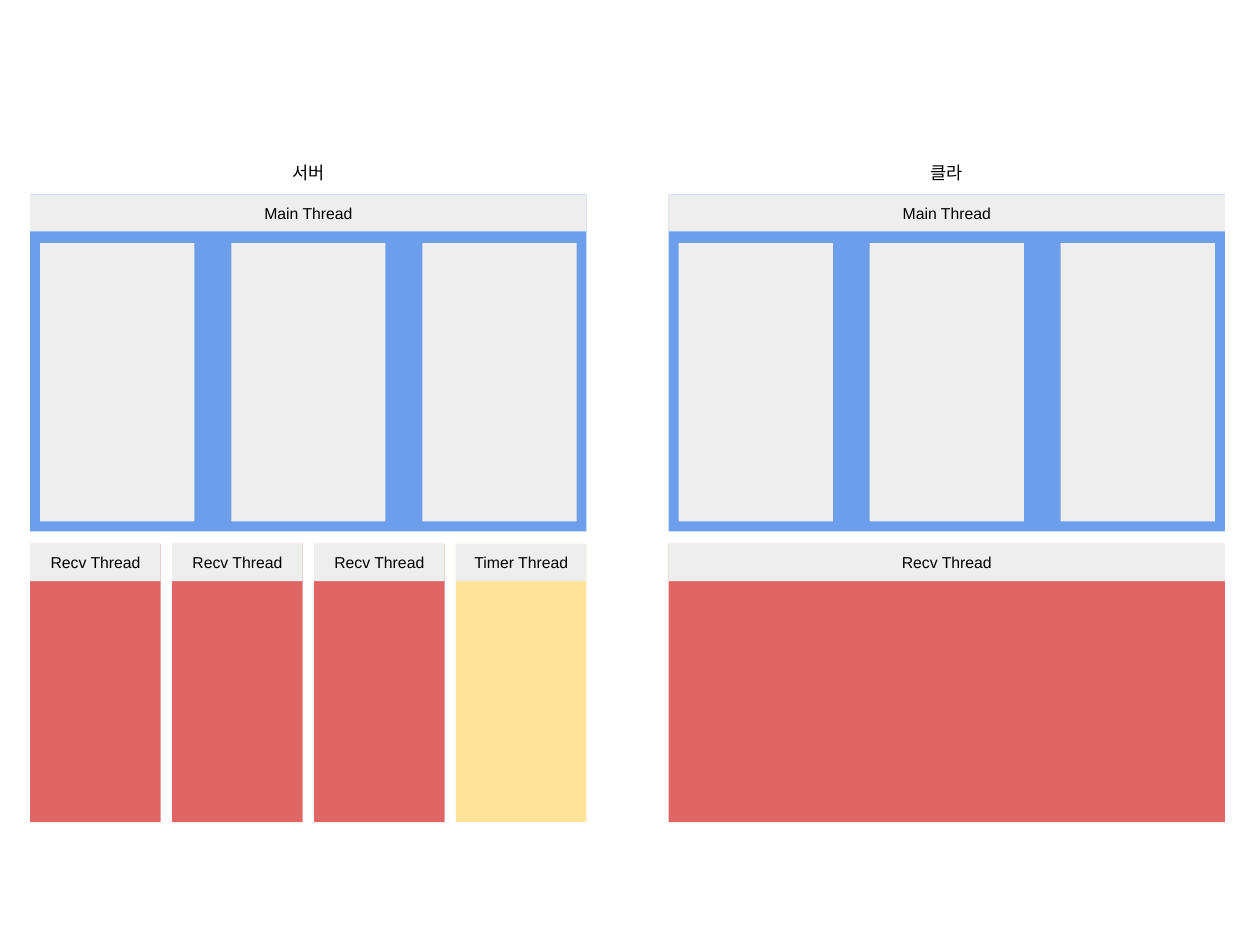
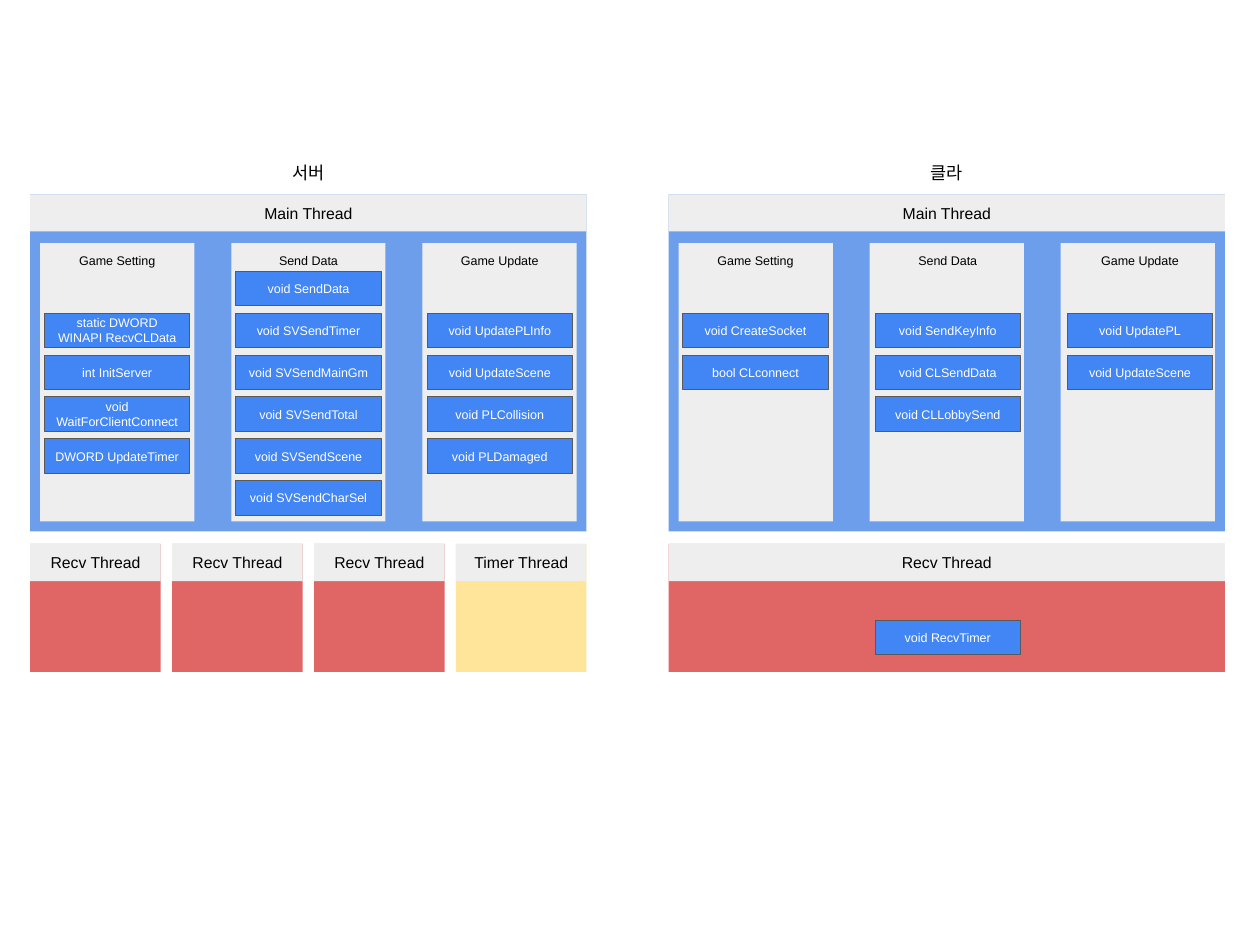
Before and after one commit to haein0303/NetWorkGame_Final_Term, a slide deck: slide 4 of Document/하이레벨 + 스레드.pptx. Drawn at 1260x945 pixels with LibreOffice and Linux fonts; fonts in the diff are those of the drawing. Boxes give left, top, right and bottom in pixels: in the first picture for what was removed or moved away, otherwise in the second. Text is boxed around its words. In the diff, an @@ line names an element or a change of style, - is before the commit and + after.

```diff
--- a/Document/하이레벨 + 스레드.pptx
+++ b/Document/하이레벨 + 스레드.pptx
@@ text added at box(79, 256, 156, 268), 10 pt, text #000000 @@
+Game Setting
@@ text added at box(279, 256, 338, 265), 10 pt, text #000000 @@
+Send Data
@@ text added at box(461, 256, 538, 268), 10 pt, text #000000 @@
+Game Update
@@ text added at box(717, 256, 794, 268), 10 pt, text #000000 @@
+Game Setting
@@ text added at box(918, 256, 977, 265), 10 pt, text #000000 @@
+Send Data
@@ text added at box(1101, 256, 1179, 268), 10 pt, text #000000 @@
+Game Update
@@ rectangle added at box(236, 271, 381, 305), fill #4285F4, outline #595959 0.75 pt, 10 pt, text #FFFFFF @@
+void SendData
@@ rectangle added at box(44, 313, 189, 347), fill #4285F4, outline #595959 0.75 pt, 10 pt, text #FFFFFF @@
+static DWORD WINAPI RecvCLData
@@ rectangle added at box(236, 313, 381, 347), fill #4285F4, outline #595959 0.75 pt, 10 pt, text #FFFFFF @@
+void SVSendTimer
@@ rectangle added at box(428, 313, 572, 347), fill #4285F4, outline #595959 0.75 pt, 10 pt, text #FFFFFF @@
+void UpdatePLInfo
@@ rectangle added at box(683, 313, 828, 347), fill #4285F4, outline #595959 0.75 pt, 10 pt, text #FFFFFF @@
+void CreateSocket
@@ rectangle added at box(875, 313, 1020, 347), fill #4285F4, outline #595959 0.75 pt, 10 pt, text #FFFFFF @@
+void SendKeyInfo
@@ rectangle added at box(1067, 313, 1212, 347), fill #4285F4, outline #595959 0.75 pt, 10 pt, text #FFFFFF @@
+void UpdatePL
@@ rectangle added at box(44, 356, 189, 390), fill #4285F4, outline #595959 0.75 pt, 10 pt, text #FFFFFF @@
+int InitServer
@@ rectangle added at box(236, 356, 381, 390), fill #4285F4, outline #595959 0.75 pt, 10 pt, text #FFFFFF @@
+void SVSendMainGm
@@ rectangle added at box(428, 356, 572, 390), fill #4285F4, outline #595959 0.75 pt, 10 pt, text #FFFFFF @@
+void UpdateScene
@@ rectangle added at box(683, 356, 828, 390), fill #4285F4, outline #595959 0.75 pt, 10 pt, text #FFFFFF @@
+bool CLconnect
@@ rectangle added at box(875, 356, 1020, 390), fill #4285F4, outline #595959 0.75 pt, 10 pt, text #FFFFFF @@
+void CLSendData
@@ rectangle added at box(1067, 356, 1212, 390), fill #4285F4, outline #595959 0.75 pt, 10 pt, text #FFFFFF @@
+void UpdateScene
@@ rectangle added at box(44, 397, 189, 431), fill #4285F4, outline #595959 0.75 pt, 10 pt, text #FFFFFF @@
+void WaitForClientConnect
@@ rectangle added at box(236, 397, 381, 431), fill #4285F4, outline #595959 0.75 pt, 10 pt, text #FFFFFF @@
+void SVSendTotal
@@ rectangle added at box(428, 397, 572, 431), fill #4285F4, outline #595959 0.75 pt, 10 pt, text #FFFFFF @@
+void PLCollision
@@ rectangle added at box(875, 397, 1020, 431), fill #4285F4, outline #595959 0.75 pt, 10 pt, text #FFFFFF @@
+void CLLobbySend
@@ rectangle added at box(44, 439, 189, 473), fill #4285F4, outline #595959 0.75 pt, 10 pt, text #FFFFFF @@
+DWORD UpdateTimer
@@ rectangle added at box(236, 439, 381, 473), fill #4285F4, outline #595959 0.75 pt, 10 pt, text #FFFFFF @@
+void SVSendScene
@@ rectangle added at box(428, 439, 572, 473), fill #4285F4, outline #595959 0.75 pt, 10 pt, text #FFFFFF @@
+void PLDamaged
@@ rectangle added at box(236, 481, 381, 515), fill #4285F4, outline #595959 0.75 pt, 10 pt, text #FFFFFF @@
+void SVSendCharSel
@@ rectangle: place and size @@
-rectangle at box(31, 544, 161, 822)
+rectangle at box(31, 544, 161, 671)
@@ rectangle: place and size @@
-rectangle at box(172, 544, 302, 822)
+rectangle at box(172, 544, 302, 671)
@@ rectangle: place and size @@
-rectangle at box(314, 544, 445, 822)
+rectangle at box(314, 544, 445, 671)
@@ rectangle: place and size @@
-rectangle at box(456, 544, 587, 822)
+rectangle at box(456, 544, 587, 671)
@@ rectangle: place and size @@
-rectangle at box(669, 544, 1225, 822)
+rectangle at box(669, 544, 1225, 671)
@@ rectangle added at box(875, 620, 1020, 654), fill #4285F4, outline #595959 0.75 pt, 10 pt, text #FFFFFF @@
+void RecvTimer
```
